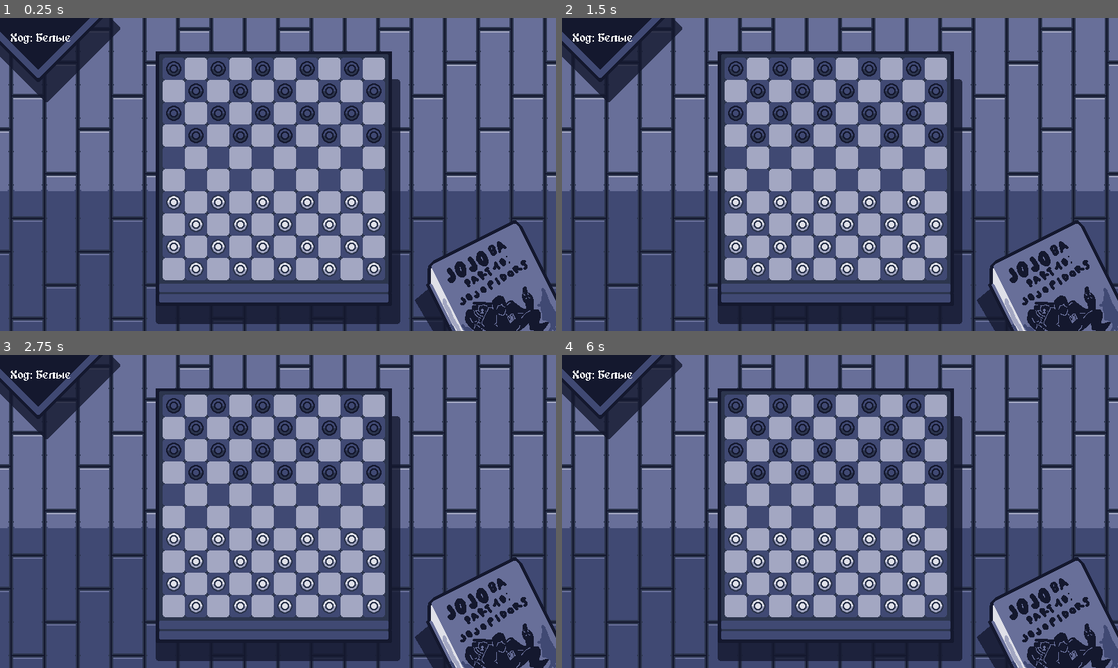
Above: before the commit, frames 1-4 (two rows, left to right).
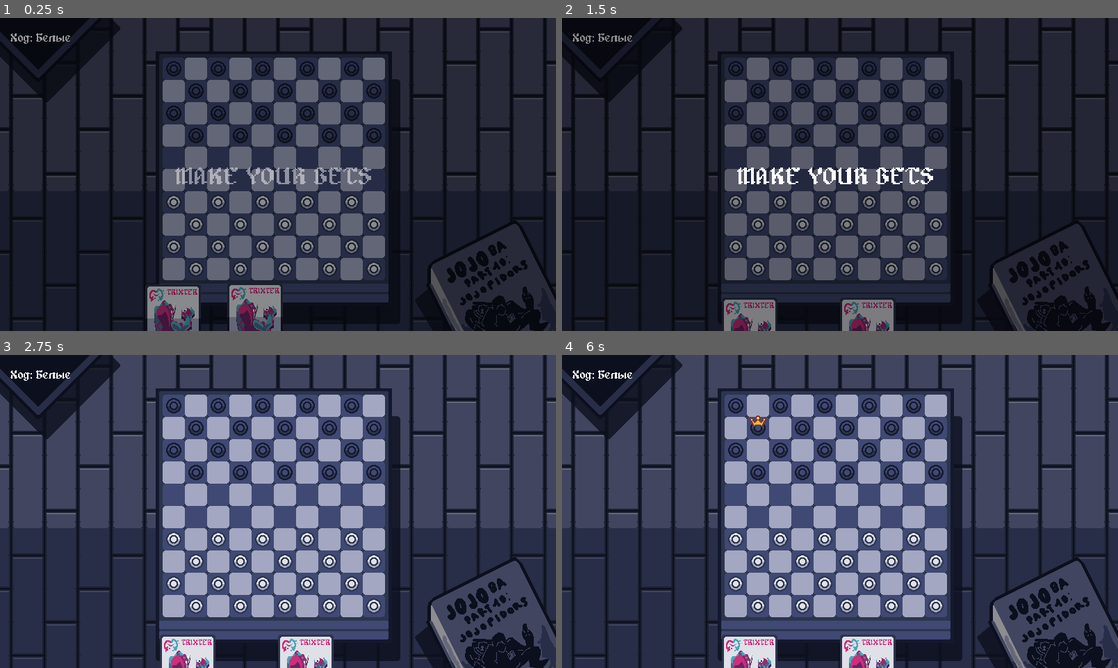
Above: after the commit, the same moments.

Repository: CrazyDany/Coronation
Game: Godot game, scene res://scenes/DevState.tscn
Same seed, same stepped clock (60 frames per second), same inputs: the game is played once before the commit and once after it.
Inputs (mouse positions are in pixels of both pictures, inside the frame that each line leads up to):
- Up to frame 1 (0.25 s): no input
- Up to frame 2 (1.5 s): move the mouse to (962, 158) at 0.52 s; click (962, 158) at 0.67 s; tap Enter at 1.25 s; move the mouse to (728, 190) at 1.27 s; click (728, 190) at 1.42 s
- Up to frame 3 (2.75 s): tap Space at 2 s; move the mouse to (333, 442) at 2.02 s; click (333, 442) at 2.17 s
- Up to frame 4 (6 s): tap Enter at 2.75, 4.25 s; move the mouse to (812, 574) at 2.77 s; click (812, 574) at 2.92 s; tap Space at 3.5, 5 s; move the mouse to (1006, 558) at 3.52 s; click (1006, 558) at 3.67 s; move the mouse to (673, 464) at 4.27 s; click (673, 464) at 4.42 s; move the mouse to (867, 511) at 5.02 s; click (867, 511) at 5.17 s; move the mouse to (756, 433) at 5.77 s; click (756, 433) at 5.92 s

The runs differ from the first frame. In frame 1, 97% of the frame differs, in the area x 0-100%, y 0-100%; in frame 2, 97%; in frame 3, 56%; in frame 4, 56%.

Commit message:
Advanced Gam Base Commit
EDIT:
-Refactroing som logic
-New of texture checkers changer
-Better selected cell effect
ADDED:
-Text cutscenes
-Game states (Handout, Bets, Turns)
-Crown checkers (with select it)

Diff:
--- /dev/null
+++ b/objects/card/PlayerCard.tscn
@@ -0,0 +1,6 @@
+[gd_scene load_steps=2 format=3 uid="uid://cd4e4ggq6u4g7"]
+
+[ext_resource type="Script" uid="uid://c0mctg6kwdnx2" path="res://objects/card/player_card.gd" id="1_kgmjj"]
+
+[node name="PlayerCard" type="Sprite2D"]
+script = ExtResource("1_kgmjj")
--- /dev/null
+++ b/objects/card/player_card.gd
@@ -0,0 +1,42 @@
+class_name PlayerCard extends Sprite2D
+
+# Настройки анимации
+var hover_scale: Vector2 = Vector2(1.05, 1.05)
+var hover_offset: float = -60.0
+var hover_duration: float = 0.2
+
+var base_position: Vector2
+var base_scale: Vector2 = Vector2.ONE
+var is_hovered: bool = false
+
+var self_role: Checker.ROLES:
+	set(value):
+		self_role = value
+		texture = load("res://assets/cards/" + Checker.get_role_string(value) + ".png")
+
+func _ready():
+	base_position = Vector2(position.x, position.y+75)
+	base_scale = scale
+	connect("mouse_entered", _on_mouse_entered)
+	connect("mouse_exited", _on_mouse_exited)
+
+func _on_mouse_entered():
+	is_hovered = true
+	animate_hover(true)
+
+func _on_mouse_exited():
+	is_hovered = false
+	animate_hover(false)
+
+func animate_hover(hover_state: bool):
+	var tween = create_tween().set_trans(Tween.TRANS_QUAD).set_ease(Tween.EASE_OUT)
+
+	if hover_state:
+		tween.parallel().tween_property(self, "scale", hover_scale, hover_duration)
+		tween.parallel().tween_property(self, "position:y", base_position.y + hover_offset, hover_duration)
+	else:
+		tween.parallel().tween_property(self, "scale", base_scale, hover_duration)
+		tween.parallel().tween_property(self, "position:y", base_position.y, hover_duration)
+
+	# Поднимаем карту на передний план при наведении
+	z_index = 1 if hover_state else 0
--- a/objects/cell/Cell.tscn
+++ b/objects/cell/Cell.tscn
@@ -1,7 +1,8 @@
-[gd_scene load_steps=5 format=3 uid="uid://b8np8r4jidmts"]
+[gd_scene load_steps=6 format=3 uid="uid://b8np8r4jidmts"]
 
 [ext_resource type="Shader" uid="uid://c65lw2ve4ngpl" path="res://shaders/flashing_overlay.gdshader" id="1_tlw01"]
 [ext_resource type="Script" uid="uid://f3apwne5cxyl" path="res://source/cell.gd" id="2_opkdq"]
+[ext_resource type="Texture2D" uid="uid://b7lghxqoaatwi" path="res://assets/selected_tile.png" id="3_t405y"]
 
 [sub_resource type="ShaderMaterial" id="ShaderMaterial_opkdq"]
 shader = ExtResource("1_tlw01")
@@ -20,3 +21,6 @@
 material = SubResource("ShaderMaterial_opkdq")
 mesh = SubResource("QuadMesh_t405y")
 script = ExtResource("2_opkdq")
+
+[node name="CellSelectedSprite" type="Sprite2D" parent="."]
+texture = ExtResource("3_t405y")
--- a/project.godot
+++ b/project.godot
@@ -21,7 +21,6 @@
 window/size/viewport_width=800
 window/size/viewport_height=450
 window/stretch/mode="viewport"
-window/stretch/scale_mode="integer"
 
 [rendering]
 
--- a/scenes/DevState.tscn
+++ b/scenes/DevState.tscn
@@ -7,10 +7,14 @@
 [ext_resource type="FontFile" uid="uid://5mbrs774qq27" path="res://assets/fonts/alagard-12px-unicode.ttf" id="4_7du72"]
 [ext_resource type="Script" uid="uid://ii1aak7kemab" path="res://source/turn_manager.gd" id="6_sx7ub"]
 [ext_resource type="Script" uid="uid://bhaegptbgjsmw" path="res://source/visual_manager.gd" id="7_ftliw"]
+[ext_resource type="Script" uid="uid://cn5nch3p5p1jf" path="res://source/cardscontainer.gd" id="8_8t4d0"]
+
+[sub_resource type="QuadMesh" id="QuadMesh_8t4d0"]
 
 [node name="DevState" type="Node2D"]
 
-[node name="Sprite2D" type="Sprite2D" parent="."]
+[node name="Background" type="Sprite2D" parent="."]
+modulate = Color(0.625597, 0.625597, 0.625597, 1)
 position = Vector2(170, 172)
 texture = ExtResource("1_ftliw")
 
@@ -25,7 +29,7 @@
 position = Vector2(-16, -16)
 
 [node name="Cells" type="Node2D" parent="Board"]
-position = Vector2(-16, -15)
+position = Vector2(-16, -16)
 
 [node name="Camera2D" type="Camera2D" parent="."]
 position = Vector2(170, 172)
@@ -40,22 +44,59 @@
 theme_override_fonts/font = ExtResource("4_7du72")
 text = "Turn now: "
 
-[node name="GameManager" type="Node2D" parent="." node_paths=PackedStringArray("visual_manager", "turn_manager")]
+[node name="Managers" type="Node2D" parent="."]
+
+[node name="GameManager" type="Node2D" parent="Managers" node_paths=PackedStringArray("visual_manager", "turn_manager", "player1_cards_container", "player2_cards_container")]
 script = ExtResource("1_7du72")
 board_width = 10
 board_height = 10
 lines_of_checkers = 4
 visual_manager = NodePath("../VisualManager")
 turn_manager = NodePath("../TurnManager")
+player1_cards_container = NodePath("../../CardContainer Player1")
+player2_cards_container = NodePath("../../CardContainer Player2")
 
-[node name="TurnManager" type="Node2D" parent="." node_paths=PackedStringArray("game_manager")]
+[node name="TurnManager" type="Node2D" parent="Managers" node_paths=PackedStringArray("game_manager")]
 script = ExtResource("6_sx7ub")
 game_manager = NodePath("../GameManager")
 
-[node name="VisualManager" type="Node2D" parent="." node_paths=PackedStringArray("start_point", "turn_label", "cells_container", "checkers_container")]
+[node name="VisualManager" type="Node2D" parent="Managers" node_paths=PackedStringArray("start_point", "turn_label", "cells_container", "checkers_container", "game_manager", "fade_mesh", "cutscene_label")]
 script = ExtResource("7_ftliw")
-start_point = NodePath("../Board/StartPoint")
+start_point = NodePath("../../Board/StartPoint")
 cell_size = 32.0
-turn_label = NodePath("../TurnLabel")
-cells_container = NodePath("../Board/Cells")
-checkers_container = NodePath("../Board/Checkers")
+turn_label = NodePath("../../TurnLabel")
+cells_container = NodePath("../../Board/Cells")
+checkers_container = NodePath("../../Board/Checkers")
+game_manager = NodePath("../GameManager")
+fade_mesh = NodePath("../../FadeMesh")
+cutscene_label = NodePath("../../CutsceneLabel")
+
+[node name="CardContainer Player1" type="Node2D" parent="."]
+position = Vector2(-45, 330)
+script = ExtResource("8_8t4d0")
+
+[node name="CardContainer Player2" type="Node2D" parent="."]
+position = Vector2(-45, 330)
+script = ExtResource("8_8t4d0")
+
+[node name="FadeMesh" type="MeshInstance2D" parent="."]
+visible = false
+modulate = Color(0, 0, 0, 0.498039)
+position = Vector2(166.5, 169)
+scale = Vector2(821, 466)
+mesh = SubResource("QuadMesh_8t4d0")
+
+[node name="CutsceneLabel" type="Label" parent="."]
+visible = false
+offset_left = 18.0
+offset_top = 127.0
+offset_right = 311.0
+offset_bottom = 218.0
+size_flags_horizontal = 0
+theme = ExtResource("3_lf3jf")
+theme_override_fonts/font = ExtResource("4_7du72")
+theme_override_font_sizes/font_size = 32
+text = "MAKE YOUR BETS"
+horizontal_alignment = 1
+vertical_alignment = 1
+autowrap_mode = 2
--- /dev/null
+++ b/source/cardscontainer.gd
@@ -0,0 +1,43 @@
+class_name PlayerCardsContainer extends Node2D
+
+# Настройки
+@export var card_spacing: float = 85.0
+@export var card_base_y: float = 75.0
+@export var hover_raise_amount: float = -20.0
+
+func _init() -> void:
+	connect("child_entered_tree", on_child_entered_tree)
+
+func on_child_entered_tree(child: Node) -> void:
+	if child is PlayerCard:
+		reposition_cards()
+
+		# Настраиваем область наведения для карты
+		var area = Area2D.new()
+		var collision = CollisionShape2D.new()
+		var shape = RectangleShape2D.new()
+
+		shape.size = Vector2(80.0, 112.0) * child.scale
+		collision.shape = shape
+		area.add_child(collision)
+		child.add_child(area)
+
+		area.mouse_entered.connect(child._on_mouse_entered)
+		area.mouse_exited.connect(child._on_mouse_exited)
+		area.input_pickable = true
+
+func reposition_cards():
+	var cards = get_children().filter(func(c): return c is PlayerCard)
+
+	for i in range(cards.size()):
+		var card = cards[i]
+		var target_x = i * card_spacing
+		var target_position = Vector2(target_x, card_base_y)
+
+		# Сохраняем базовую позицию для анимации
+		card.base_position = target_position
+
+		var tween = create_tween()
+		tween.set_ease(Tween.EASE_OUT)
+		tween.set_trans(Tween.TRANS_CUBIC)
+		tween.tween_property(card, "position", target_position, 0.8)
--- a/source/cell.gd
+++ b/source/cell.gd
@@ -4,9 +4,13 @@
 	set(new_value):
 		using_flash = new_value
 		if new_value:
+			material.set("shader_parameter/transparency", 0.5)
 			material.set("shader_parameter/color_a", Color.LIGHT_SKY_BLUE)
+			visible = true
 		else:
+			material.set("shader_parameter/transparency", 0.0)
 			material.set("shader_parameter/color_a", Color.TRANSPARENT)
+			visible = false
 
 var board: Board
 var position_in_board: Vector2i = Vector2i.ZERO
--- a/source/checker.gd
+++ b/source/checker.gd
@@ -4,6 +4,7 @@
 	WHITE,
 	BLACK
 }
+
 enum ROLES {
 	NONE,
 	SEDUCER,
@@ -17,11 +18,18 @@
 var has_ability: bool
 
 var color: COLOR = COLOR.WHITE
-var role: ROLES = ROLES.NONE
+var role: ROLES = ROLES.NONE:
+	set(value):
+		role = value
+		reload_texture()
+
 var self_pose: Vector2i = Vector2i.ZERO
 
 var balance: float = 0
-var is_major: bool = false
+var is_major: bool = false:
+	set(value):
+		is_major = value
+		reload_texture()
 
 var outline_actived: bool:
 	set(value):
@@ -49,7 +57,7 @@
 func get_color_string(_color: COLOR) -> String:
 	return "white" if _color == COLOR.WHITE else "black"
 
-func get_role_string(new_role: ROLES) -> String:
+static func get_role_string(new_role: ROLES) -> String:
 	match new_role:
 		ROLES.SEDUCER: return "seducer"
 		ROLES.AVENGER: return "avenger"
@@ -61,6 +69,11 @@
 
 func reload_texture() -> void:
 	var path = "res://assets/checkers/%s/%s.png" % [get_color_string(color), get_role_string(role)]
+	if is_major:
+		var crown = Sprite2D.new()
+		crown.texture = load("res://assets/checkers/crown.png")
+		add_child(crown)
+		crown.position = Vector2(0, -10)
 	texture = load(path)
 	if texture == null:
 		printerr("Ошибка: Текстура шашки не обнаружена в пути ", path)
--- a/source/checker.tscn
+++ b/source/checker.tscn
@@ -6,7 +6,7 @@
 
 [sub_resource type="ShaderMaterial" id="ShaderMaterial_sl64y"]
 shader = ExtResource("1_b86cc")
-shader_parameter/width = 2
+shader_parameter/width = 1
 shader_parameter/outline_color = Color(0, 0.811765, 1, 1)
 shader_parameter/flickering_speed = 0.0
 shader_parameter/minimal_flickering_alpha = 0.0
--- a/source/game_manager.gd
+++ b/source/game_manager.gd
@@ -11,11 +11,33 @@
 var cells: Dictionary[Vector2i, Cell] = {}
 var checkers: Dictionary[Vector2i, Checker] = {}
 
+var player1: Player
+@export var player1_cards_container: PlayerCardsContainer
+var player2: Player
+@export var player2_cards_container: PlayerCardsContainer
+
+var player_card_scene = preload("res://objects/card/PlayerCard.tscn")
+
+enum GameStates {
+	HANDOUT,
+	BETS,
+	TURNS
+}
+
+var cur_game_state: GameStates = GameStates.BETS
+var in_cutscene: bool = false
+
+var number_generator: RandomNumberGenerator
+
 func _ready():
+	number_generator = RandomNumberGenerator.new()
 	initialize_board()
 	start_new_turn(current_turn_color)
 
 func initialize_board():
+	for i in range(6):
+		var r_n:int = int(number_generator.randf_range(0.0, 7.0))
+		add_card(player1, r_n)
 	for y in range(board_height):
 		for x in range(board_width):
 			var pos = Vector2i(x, y)
@@ -25,6 +47,7 @@
 				create_checker(Checker.COLOR.BLACK, pos)
 			elif should_place_checker(pos, Checker.COLOR.WHITE):
 				create_checker(Checker.COLOR.WHITE, pos)
+	visual_manager.start_cutscene("MAKE YOUR BETS", 1.25)
 
 func create_cell(pos: Vector2i) -> Cell:
 	var cell = visual_manager.instantiate_cell_visual(pos)
@@ -48,11 +71,14 @@
 			return true
 	return false
 
-func start_new_turn(color: Checker.COLOR):
+func change_game_state(new_state:GameStates) -> void:
+	cur_game_state = new_state
+
+func start_new_turn(color: Checker.COLOR) -> void:
 	current_turn_color = color
 	visual_manager.update_turn_display(color)
 
-func change_turn():
+func change_turn() -> void:
 	current_turn_color = Checker.COLOR.WHITE if current_turn_color == Checker.COLOR.BLACK else Checker.COLOR.BLACK
 	start_new_turn(current_turn_color)
 
@@ -102,3 +128,15 @@
 		var checker = checkers[pos]
 		checkers.erase(pos)
 		visual_manager.remove_checker_visual(checker)
+
+func add_card(player_target: Player, role: Checker.ROLES) -> void:
+	var new_card = player_card_scene.instantiate()
+	new_card.self_role = role
+	if player_target == player1:
+		player1_cards_container.add_child(new_card)
+	else:
+		player2_cards_container.add_child(new_card)
+
+class Player:
+	var cards: Array[Checker.ROLES] = [Checker.ROLES.SEDUCER, Checker.ROLES.AVENGER, Checker.ROLES.HUNTER, Checker.ROLES.GLUTTONY, Checker.ROLES.MARSHAL, Checker.ROLES.TRIXTER]
+	var balance: float = 1000.0
--- a/source/turn_manager.gd
+++ b/source/turn_manager.gd
@@ -4,24 +4,47 @@
 var selected_checker: Checker
 var is_selecting: bool = false
 
+var black_crown_checker: Checker
+var white_crown_checker: Checker
+
 func start_turn(color: Checker.COLOR):
 	reset_selection()
 
 func on_checker_clicked(checker: Checker):
-	print("Шашка нажата и ее координаты - " + str(checker.self_pose))
-	if is_selecting and selected_checker == checker:
-		reset_selection()
-		return
+	if not game_manager.in_cutscene:
+		if game_manager.cur_game_state == GameManager.GameStates.TURNS: #Или просто 2
+			print("Шашка нажата и ее координаты - " + str(checker.self_pose))
+			if is_selecting and selected_checker == checker:
+				reset_selection()
+				return
 
-	if checker.color != game_manager.current_turn_color:
-		return
+			if checker.color != game_manager.current_turn_color:
+				return
 
-	if selected_checker:
-		selected_checker.outline_actived = false
-	selected_checker = checker
-	is_selecting = true
-	highlight_available_moves(checker)
-	checker.outline_actived = true
+			if selected_checker:
+				selected_checker.outline_actived = false
+			selected_checker = checker
+			is_selecting = true
+			highlight_available_moves(checker)
+			checker.outline_actived = true
+
+		elif game_manager.cur_game_state == GameManager.GameStates.BETS:
+			if checker.color == Checker.COLOR.BLACK:
+				if black_crown_checker:
+					print("Черная королевская пешка уже выбрана!")
+				else:
+					black_crown_checker = checker
+					checker.is_major = true
+			else:
+				if white_crown_checker:
+					print("Белая королевская пешка уже выбрана!")
+				else:
+					white_crown_checker = checker
+					checker.is_major = true
+
+			if (white_crown_checker and black_crown_checker):
+				game_manager.visual_manager.start_cutscene("FIRST TURN!", 1.25)
+				game_manager.change_game_state(GameManager.GameStates.TURNS)
 
 func on_cell_clicked(cell: Cell):
 	if not is_selecting or not selected_checker:
--- a/source/visual_manager.gd
+++ b/source/visual_manager.gd
@@ -6,6 +6,11 @@
 @export var turn_label: Label
 @export var cells_container: Node2D
 @export var checkers_container: Node2D
+
+@export var game_manager: GameManager
+
+@export var fade_mesh: MeshInstance2D
+@export var cutscene_label: Label
 
 # Префабы
 var cell_scene = preload("res://objects/cell/Cell.tscn")
@@ -67,9 +72,29 @@
 	var tween = create_tween()
 	tween.set_ease(Tween.EASE_OUT)
 	tween.set_trans(Tween.TRANS_CUBIC)
-	tween.tween_property(checker, "position", target_position, 0.3)
-	tween.parallel().tween_property(checker, "scale", Vector2(1.1, 1.1), 0.15).set_delay(0)
-	tween.parallel().tween_property(checker, "scale", Vector2(1, 1), 0.3).set_delay(0.15)
+	tween.tween_property(checker, "position", target_position, 0.4)
+	tween.parallel().tween_property(checker, "scale", Vector2(1.1, 1.1), 0.2).set_delay(0)
+	tween.parallel().tween_property(checker, "scale", Vector2(1, 1), 0.4).set_delay(0.2)
 
 func remove_checker_visual(checker: Checker):
 	checker.queue_free()
+
+func start_cutscene(text: String, time:float) -> void:
+	game_manager.in_cutscene = true
+	var tween = create_tween()
+	tween.set_ease(Tween.EASE_OUT)
+	tween.set_trans(Tween.TRANS_CUBIC)
+	fade_mesh.modulate.a = 0
+	cutscene_label.modulate.a = 0
+	fade_mesh.visible = true
+	cutscene_label.visible = true
+	cutscene_label.text = text
+	tween.tween_property(fade_mesh, "modulate:a", 0.4, 0.35)
+	tween.parallel().tween_property(cutscene_label, "modulate:a", 1, time)
+	tween.parallel().tween_property(fade_mesh, "modulate:a", 0.45, time).set_delay(0.35)
+	tween.parallel().tween_property(fade_mesh, "modulate:a", 0, 0.2).set_delay(0.35+time)
+	tween.parallel().tween_property(cutscene_label, "modulate:a", 0, time/3).set_delay(0.25+time)
+	await tween.finished
+	game_manager.in_cutscene = false
+	fade_mesh.visible = false
+	cutscene_label.visible = false
Not shown, added: assets/score.png.import
Not shown, added: assets/shelf.png.import
Not shown, added: objects/card/player_card.gd.uid
Not shown: 1 places in scenes/DevState.tscn that only renumber resources
Not shown, added: source/cardscontainer.gd.uid
